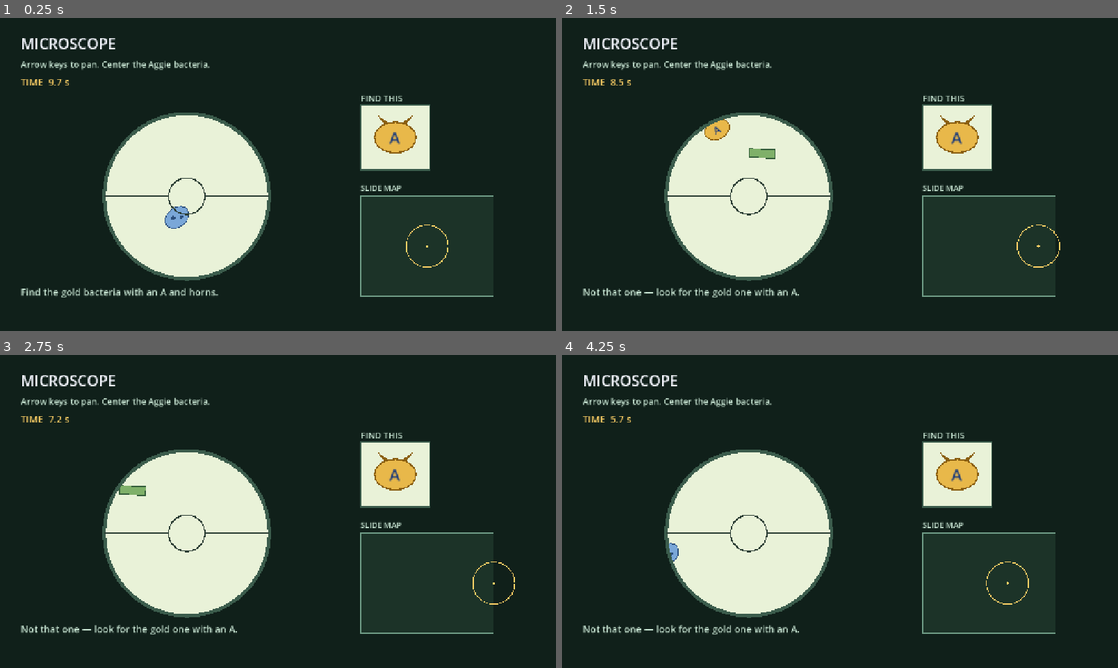
Above: before the commit, frames 1-4 (two rows, left to right).
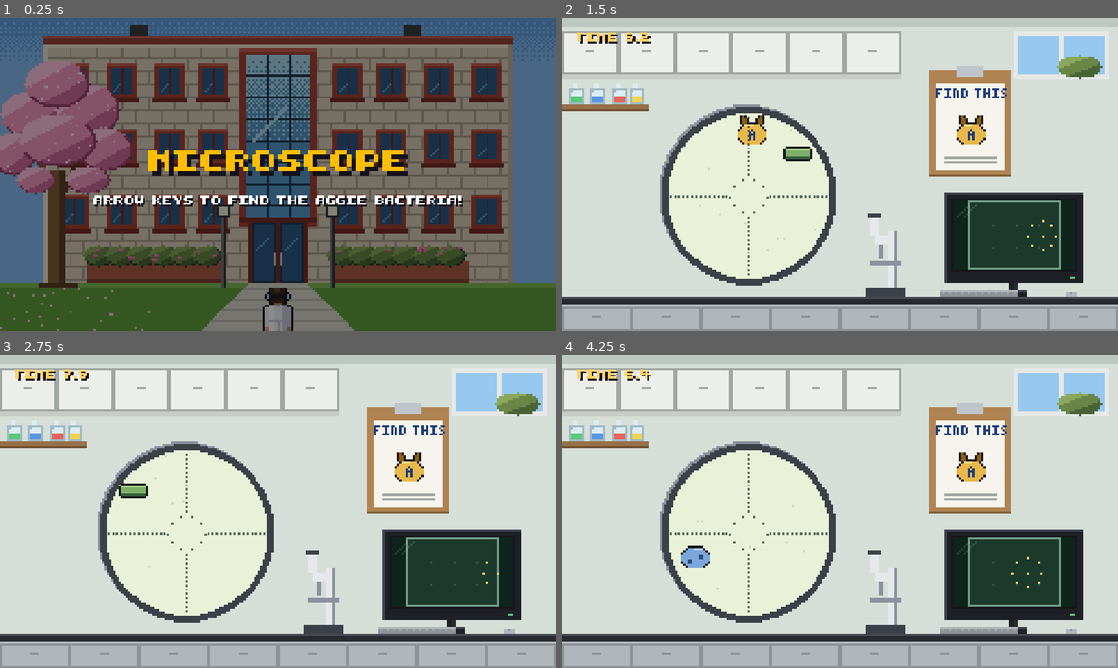
Above: after the commit, the same moments.

Repository: Luna020204/AggieWare
Game: Godot game, scene res://scenes/microgames/microscope.tscn
Same seed, same stepped clock (60 frames per second), same inputs: the game is played once before the commit and once after it. This scene is started directly instead of the project's main scene.
Inputs (mouse positions are in pixels of both pictures, inside the frame that each line leads up to):
- Up to frame 1 (0.25 s): no input
- Up to frame 2 (1.5 s): tap Enter (game_confirm) at 0.5, 0.6 s; move the mouse to (962, 158) at 0.52 s; hold Right (game_right) 0.53-1.25 s; click (962, 158) at 0.67 s; tap Space (game_mash) at 0.8 s; drag from (728, 190) to (812, 237) at 1.27 s
- Up to frame 3 (2.75 s): move the mouse to (333, 442) at 2.02 s; hold Right (game_right) from 2.03 s (still down); tap Enter (game_confirm) at 2.1 s; click (333, 442) at 2.17 s; tap Space (game_mash) at 2.3 s
- Up to frame 4 (4.25 s): release Right (game_right) at 2.75 s; drag from (812, 574) to (673, 464) at 2.77 s; move the mouse to (1006, 558) at 3.52 s; hold Left (game_left) from 3.53 s (still down); tap I at 3.6 s; click (1006, 558) at 3.67 s; tap Space (game_mash) at 3.8 s

The runs differ from the first frame. In frame 1, 97% of the frame differs, in the area x 0-100%, y 0-100%; in frame 2, 80%; in frame 3, 79%; in frame 4, 80%.

Commit message:
SCRUM-84: Redraw Microscope as pixel art with a lab walk-in
- The round opens outside the science lab building (tiled walls, red
  window frames, glass stair tower, pink flowering tree) as a student in
  a lab coat and goggles walks in through the doors (WalkInIntro); the
  title and instruction show centred, the timer waits, a click skips it.
- Play happens in a pixel-art teaching lab: the slide view is clipped to
  a pixel eyepiece and snapped to the 5 px grid, the bacteria are
  sprites, the bacteria to find is on a clipboard, and the slide map is
  on a bench computer.
- Only the timer shows during play; the crosshair turns gold while
  locking on and red after a miss. Results are centred pops.
- Rules and difficulty values are unchanged. Smoke test now checks the
  intro (timer held, building and student shown, click skips).

Co-Authored-By: Claude Opus 5.5 <noreply@anthropic.com>

Diff:
--- a/scripts/microgames/microscope.gd
+++ b/scripts/microgames/microscope.gd
@@ -1,11 +1,19 @@
 extends Control
 
-## SCRUM-84: Microscope (Lecture Hall, science).
+## SCRUM-84: Microscope (science lab).
 ##
 ## Pan the microscope with UP / LEFT / DOWN / RIGHT to find the new Aggie
 ## bacteria (gold, with an "A" and two horns) on the slide. Hold it in the
 ## crosshair for a moment, or press ACTION while it is in the crosshair.
-## A mini-map shows where you are on the slide.
+## The clipboard on the wall shows the bacteria to find; the monitor on the
+## bench maps where you are on the slide.
+##
+## Follows the AggieWare format standard: the round opens with the student,
+## in a lab coat and goggles, walking into the lab building while the title
+## and instruction show (WalkInIntro; the timer waits, a click skips it), only
+## the timer during play, and results as centred pops. Art is pixel art drawn
+## at 1/5 scale (tools/art/gen_microscope_art.py) and shown at 5x with nearest
+## filtering; the slide view snaps to the same 5 px grid.
 ##
 ## Difficulty (0..2): bigger slide, more look-alike bacteria, smaller view,
 ## less time.
@@ -24,29 +32,93 @@
 const LOCK_RADIUS := 42.0
 const LOCK_SECONDS := 0.35
 const EYEPIECE_CENTER := Vector2(430.0, 410.0)
-const MINIMAP_RECT := Rect2(830.0, 410.0, 360.0, 230.0)
+## The monitor's screen in the lab art, where the slide map is drawn.
+const MINIMAP_RECT := Rect2(900.0, 420.0, 280.0, 160.0)
 const BUG_RADIUS := 26.0
 ## Decoy kinds; "gold" (same colour, no A, no horns) only appears from NORMAL.
 const DECOY_KINDS: Array[String] = ["blue", "rod", "gold"]
+## Faint specks on the slide, so panning reads even where there are no bacteria.
+const SPECKS_PER_MEGAPIXEL := 90
+const MISS_FLASH_SECONDS := 0.35
+const RIM_WIDTH := 15.0
+## The walk-in intro: the student's feet up the walkway to the entrance, and
+## the entrance doors, in exterior-art pixels.
+const INTRO_SECONDS := WalkInIntro.DURATION
+const WALK_PATH: Array[Vector2] = [Vector2(128, 158), Vector2(128, 123)]
+const WALKER_SIZE := Vector2(16.0, 30.0)
+const DOOR_RECT := Rect2(116.0, 94.0, 24.0, 28.0)
+## The bacteria to find, on the clipboard sheet, in scene pixels.
+const CLIPBOARD_BUG_POS := Vector2(182.0, 45.0)
+const PX := 5.0
+const ART := "res://assets/art/microgames/microscope/"
+const LAB_TEXTURE := preload(ART + "lab_interior.png")
+const BUILDING_TEXTURE := preload(ART + "lab_building.png")
+const BUILDING_DOOR_TEXTURE := preload(ART + "lab_door_open.png")
+## The student in a lab coat and goggles: standing, then two stepping frames.
+const WALKER_TEXTURES := [
+	preload(ART + "student_coat_0.png"),
+	preload(ART + "student_coat_1.png"),
+	preload(ART + "student_coat_2.png"),
+]
+const BUG_TEXTURES := {
+	"aggie": preload(ART + "bacteria_aggie.png"),
+	"gold": preload(ART + "bacteria_gold.png"),
+	"blue": preload(ART + "bacteria_blue.png"),
+	"rod": preload(ART + "bacteria_rod.png"),
+}
+const SLIDE_COLOR := Color("#e9f2d8")
+const SPECK_COLOR := Color("#cddcb8")
+const RIM_COLOR := Color("#3c4048")
+const RIM_LIGHT := Color("#8c929c")
+const INK := Color(0.17, 0.24, 0.2, 0.75)
+const LOCK_COLOR := Color("#e8b84a")
+const MISS_COLOR := Color("#d9534f")
 
 var camera := Vector2.ZERO
 var _seconds_left := 0.0
+var _intro_left := 0.0
 var _ended := false
 var _lock_time := 0.0
+var _miss_flash := 0.0
 var _slide_size := Vector2.ZERO
 var _target_pos := Vector2.ZERO
 var _bugs: Array[Dictionary] = []
+var _specks: Array[Vector2] = []
 var _rng := RandomNumberGenerator.new()
 
+## The eyepiece: a pixel disc that clips the slide view drawn inside it.
+var _eyepiece: Control
 var _view: Control
-var _overlay: Control
+## The crosshair and lock ring, over the eyepiece.
+var _reticle: Control
 var _minimap: Control
 var _timer_label: Label
+var _walk_in: WalkInIntro
+var _overlay: MicrogameOverlay
+## Result messages (the overlay's pop label).
 var _status_label: Label
 
 
 func get_round_seconds() -> float:
 	return DURATIONS[clampi(difficulty, 0, 2)]
+
+
+## Time before the round timer starts, for tools that wait for a timeout.
+func get_intro_seconds() -> float:
+	return INTRO_SECONDS
+
+
+## Ends the intro at once. Public for tests.
+func skip_intro() -> void:
+	_intro_left = 0.0
+	_update_intro()
+
+
+## Lays out the intro for the current moment of its timeline.
+func _update_intro() -> void:
+	var running := _intro_left > 0.0
+	var title_alpha := _walk_in.show_at(INTRO_SECONDS - _intro_left if running else INTRO_SECONDS)
+	_overlay.set_intro(running, title_alpha)
 
 
 func _ready() -> void:
@@ -59,9 +131,16 @@
 func _process(delta: float) -> void:
 	if _ended:
 		return
+	if _intro_left > 0.0:
+		_intro_left = maxf(0.0, _intro_left - delta)
+		_update_intro()
+		return
 	_seconds_left = maxf(0.0, _seconds_left - delta)
-	_timer_label.text = "TIME  %.1f s" % _seconds_left
+	_timer_label.text = "TIME %.1f" % _seconds_left
 	time_changed.emit(_seconds_left, DURATIONS[difficulty])
+	if _miss_flash > 0.0:
+		_miss_flash = maxf(0.0, _miss_flash - delta)
+		_reticle.queue_redraw()
 	var direction := Vector2(
 		InputActions.get_strength(InputActions.ACTION_RIGHT) - InputActions.get_strength(InputActions.ACTION_LEFT),
 		InputActions.get_strength(InputActions.ACTION_DOWN) - InputActions.get_strength(InputActions.ACTION_UP)
@@ -71,16 +150,24 @@
 		confirm()
 	if _ended:
 		return
+	var was_locking := _lock_time > 0.0
 	if is_target_in_crosshair():
 		_lock_time += delta
-		_status_label.text = "Focusing…"
 		if _lock_time >= LOCK_SECONDS:
-			_finish_round(true, "✔ Found the Aggie bacteria!")
+			_finish_round(true, "FOUND THE AGGIE BACTERIA!")
 			return
 	else:
 		_lock_time = 0.0
+	if was_locking != (_lock_time > 0.0):
+		_reticle.queue_redraw()
 	if _seconds_left <= 0.0:
-		_finish_round(false, "✖ Time's up — the Aggie bacteria got away.")
+		_finish_round(false, "TIME'S UP! IT GOT AWAY.")
+
+
+func _input(event: InputEvent) -> void:
+	if _intro_left > 0.0 and not _ended and event is InputEventMouseButton and event.pressed:
+		skip_intro()
+		get_viewport().set_input_as_handled()
 
 
 ## Moves the view across the slide. Public for tests.
@@ -98,20 +185,24 @@
 	return camera.distance_to(_target_pos) <= LOCK_RADIUS
 
 
-## ACTION: confirm immediately if the target is in the crosshair.
+## ACTION: confirm immediately if the target is in the crosshair; otherwise
+## the crosshair flashes red.
 func confirm() -> void:
 	if _ended:
 		return
 	if is_target_in_crosshair():
-		_finish_round(true, "✔ Found the Aggie bacteria!")
+		_finish_round(true, "FOUND THE AGGIE BACTERIA!")
 	else:
-		_status_label.text = "Not that one — look for the gold one with an A."
+		_miss_flash = MISS_FLASH_SECONDS
+		_reticle.queue_redraw()
 
 
 func _start_round() -> void:
 	_ended = false
 	_lock_time = 0.0
+	_miss_flash = 0.0
 	_seconds_left = DURATIONS[difficulty]
+	_intro_left = INTRO_SECONDS
 	_slide_size = SLIDE_SIZES[difficulty]
 	camera = _slide_size * 0.5
 	var margin := Vector2(80.0, 80.0)
@@ -134,9 +225,14 @@
 				break
 		if clear:
 			_bugs.append({"pos": pos, "kind": kinds[_rng.randi_range(0, kinds.size() - 1)], "rot": _rng.randf_range(-1.0, 1.0)})
-	_status_label.text = "Find the gold bacteria with an A and horns."
-	_status_label.add_theme_color_override("font_color", Color("#c9e6d4"))
+	_specks.clear()
+	for i: int in int(_slide_size.x * _slide_size.y / 1000000.0 * SPECKS_PER_MEGAPIXEL):
+		_specks.append(Vector2(_rng.randf_range(0.0, _slide_size.x), _rng.randf_range(0.0, _slide_size.y)))
+	_timer_label.text = "TIME %.1f" % _seconds_left
+	_overlay.clear_pop()
+	_update_intro()
 	_view.queue_redraw()
+	_reticle.queue_redraw()
 	_minimap.queue_redraw()
 	time_changed.emit(_seconds_left, DURATIONS[difficulty])
 
@@ -145,65 +241,46 @@
 	if _ended:
 		return
 	_ended = true
-	_status_label.text = message
-	_status_label.add_theme_color_override("font_color", Color("#73e6a8") if success else Color("#ff9e9e"))
-	_overlay.queue_redraw()
+	_intro_left = 0.0
+	_miss_flash = 0.0
+	_update_intro()
+	_reticle.queue_redraw()
+	_overlay.pop(("✓ " if success else "✗ ") + message, Color("#73e6a8") if success else Color("#ff9e9e"), 42)
 	round_completed.emit(success)
 
 
 func _build_ui() -> void:
-	var background := ColorRect.new()
-	background.color = Color("#10201a")
-	background.mouse_filter = Control.MOUSE_FILTER_IGNORE
-	background.set_anchors_and_offsets_preset(Control.PRESET_FULL_RECT)
-	add_child(background)
-
-	var title := Label.new()
-	title.text = "MICROSCOPE"
-	title.position = Vector2(48, 35)
-	title.add_theme_font_size_override("font_size", 34)
-	title.add_theme_color_override("font_color", Color("#f5f7ff"))
-	add_child(title)
-
-	var instruction := Label.new()
-	instruction.text = "Arrow keys to pan. Center the Aggie bacteria."
-	instruction.position = Vector2(48, 92)
-	instruction.add_theme_font_size_override("font_size", 20)
-	instruction.add_theme_color_override("font_color", Color("#c9e6d4"))
-	add_child(instruction)
-
-	_timer_label = Label.new()
-	_timer_label.position = Vector2(48, 132)
-	_timer_label.add_theme_font_size_override("font_size", 22)
-	_timer_label.add_theme_color_override("font_color", Color("#ffd166"))
-	_timer_label.visible = show_internal_timer
-	add_child(_timer_label)
-
+	# Pixel art stays crisp only with nearest filtering; children inherit it.
+	texture_filter = CanvasItem.TEXTURE_FILTER_NEAREST
+	PixelText.apply_theme(self)
+
+	add_child(_pixel_rect(LAB_TEXTURE, Vector2.ZERO, Vector2(1280.0, 720.0)))
+	# The bacteria to find, on the clipboard.
+	var reference: Texture2D = BUG_TEXTURES["aggie"]
+	add_child(_pixel_rect(reference, CLIPBOARD_BUG_POS * PX, reference.get_size() * PX))
+
+	# The eyepiece: a dark rim, then the slide clipped to a pixel disc.
+	var rim := Control.new()
+	rim.mouse_filter = Control.MOUSE_FILTER_IGNORE
+	rim.set_anchors_and_offsets_preset(Control.PRESET_FULL_RECT)
+	rim.draw.connect(_draw_rim.bind(rim))
+	add_child(rim)
+	_eyepiece = Control.new()
+	_eyepiece.mouse_filter = Control.MOUSE_FILTER_IGNORE
+	_eyepiece.set_anchors_and_offsets_preset(Control.PRESET_FULL_RECT)
+	_eyepiece.clip_children = CanvasItem.CLIP_CHILDREN_AND_DRAW
+	_eyepiece.draw.connect(func() -> void: _pixel_disc(_eyepiece, EYEPIECE_CENTER, VIEW_RADII[difficulty], SLIDE_COLOR))
+	add_child(_eyepiece)
 	_view = Control.new()
 	_view.mouse_filter = Control.MOUSE_FILTER_IGNORE
 	_view.set_anchors_and_offsets_preset(Control.PRESET_FULL_RECT)
 	_view.draw.connect(_draw_view)
-	add_child(_view)
-
-	_overlay = Control.new()
-	_overlay.mouse_filter = Control.MOUSE_FILTER_IGNORE
-	_overlay.set_anchors_and_offsets_preset(Control.PRESET_FULL_RECT)
-	_overlay.draw.connect(_draw_overlay)
-	add_child(_overlay)
-
-	var find_label := Label.new()
-	find_label.text = "FIND THIS"
-	find_label.position = Vector2(830.0, 170.0)
-	find_label.add_theme_font_size_override("font_size", 20)
-	find_label.add_theme_color_override("font_color", Color("#c9e6d4"))
-	add_child(find_label)
-
-	var map_label := Label.new()
-	map_label.text = "SLIDE MAP"
-	map_label.position = Vector2(830.0, 378.0)
-	map_label.add_theme_font_size_override("font_size", 18)
-	map_label.add_theme_color_override("font_color", Color("#c9e6d4"))
-	add_child(map_label)
+	_eyepiece.add_child(_view)
+	_reticle = Control.new()
+	_reticle.mouse_filter = Control.MOUSE_FILTER_IGNORE
+	_reticle.set_anchors_and_offsets_preset(Control.PRESET_FULL_RECT)
+	_reticle.draw.connect(_draw_reticle)
+	add_child(_reticle)
 
 	_minimap = Control.new()
 	_minimap.mouse_filter = Control.MOUSE_FILTER_IGNORE
@@ -211,80 +288,136 @@
 	_minimap.draw.connect(_draw_minimap)
 	add_child(_minimap)
 
-	_status_label = Label.new()
-	_status_label.position = Vector2(48, 615)
-	_status_label.size = Vector2(1180, 40)
-	_status_label.add_theme_font_size_override("font_size", 22)
-	add_child(_status_label)
-
-
+	# Top left: the timer only.
+	_timer_label = PixelText.label(28, Color("#ffd166"))
+	_timer_label.position = Vector2(32, 24)
+	_timer_label.visible = show_internal_timer
+	add_child(_timer_label)
+
+	_walk_in = WalkInIntro.new()
+	add_child(_walk_in)
+	_walk_in.build(BUILDING_TEXTURE, BUILDING_DOOR_TEXTURE, DOOR_RECT, WALKER_TEXTURES, WALKER_SIZE, WALK_PATH)
+
+	_overlay = MicrogameOverlay.new()
+	add_child(_overlay)
+	_overlay.build("MICROSCOPE", "Arrow keys to find the Aggie bacteria!")
+	_status_label = _overlay.status_label
+
+
+func _pixel_rect(texture: Texture2D, at: Vector2, rect_size: Vector2) -> TextureRect:
+	var rect := TextureRect.new()
+	rect.texture = texture
+	rect.expand_mode = TextureRect.EXPAND_IGNORE_SIZE
+	rect.stretch_mode = TextureRect.STRETCH_SCALE
+	rect.position = at
+	rect.size = rect_size
+	rect.mouse_filter = Control.MOUSE_FILTER_IGNORE
+	return rect
+
+
+## A disc made of whole 5 px pixels, row by row.
+func _pixel_disc(canvas: Control, center: Vector2, radius: float, color: Color) -> void:
+	var rows := int(ceil(radius / PX))
+	for row: int in range(-rows, rows):
+		var mid := (row + 0.5) * PX
+		if absf(mid) >= radius:
+			continue
+		var half := floorf(sqrt(radius * radius - mid * mid) / PX) * PX
+		canvas.draw_rect(Rect2(center.x - half, center.y + row * PX, half * 2.0, PX), color)
+
+
+func _draw_rim(canvas: Control) -> void:
+	var radius := VIEW_RADII[difficulty]
+	_pixel_disc(canvas, EYEPIECE_CENTER + Vector2(-PX, -PX), radius + RIM_WIDTH, RIM_LIGHT)
+	_pixel_disc(canvas, EYEPIECE_CENTER, radius + RIM_WIDTH, RIM_COLOR)
+
+
+## The slide under the lens: specks and bacteria, snapped to the pixel grid.
 func _draw_view() -> void:
 	var radius := VIEW_RADII[difficulty]
 	var c := EYEPIECE_CENTER
-	_view.draw_circle(c, radius, Color("#e9f2d8"))
+	for speck: Vector2 in _specks:
+		var at := _snap(c + speck - camera)
+		if at.distance_to(c) < radius + PX:
+			_view.draw_rect(Rect2(at, Vector2(PX, PX)), SPECK_COLOR)
 	for bug: Dictionary in _bugs:
 		var screen: Vector2 = c + (bug["pos"] - camera)
-		if screen.distance_to(c) < radius + 10.0:
-			_draw_bug(_view, screen, bug["kind"], bug["rot"], 1.0)
-
-
-func _draw_overlay() -> void:
+		if screen.distance_to(c) < radius + 50.0:
+			_draw_bug(_view, screen, bug["kind"], bug["rot"])
+
+
+## Draws a bacterium centred at `at`. Pixel art does not rotate freely, so
+## `rot` picks a mirror image (and stands rods on end).
+func _draw_bug(canvas: Control, at: Vector2, kind: String, rot: float) -> void:
+	var texture: Texture2D = BUG_TEXTURES[kind]
+	var size := texture.get_size() * PX
+	if kind == "rod" and absf(rot) > 0.5:
+		canvas.draw_set_transform(_snap(at), PI * 0.5, Vector2.ONE)
+		canvas.draw_texture_rect(texture, Rect2(_snap(-size * 0.5), size), false)
+		canvas.draw_set_transform(Vector2.ZERO, 0.0, Vector2.ONE)
+		return
+	var rect := Rect2(_snap(at - size * 0.5), size)
+	if rot < 0.0 and kind != "aggie":
+		rect = Rect2(rect.position + Vector2(size.x, 0.0), Vector2(-size.x, size.y))
+	canvas.draw_texture_rect(texture, rect, false)
+
+
+## The crosshair and the lock ring: dark ink, gold while locking on, red after
+## a miss.
+func _draw_reticle() -> void:
 	var radius := VIEW_RADII[difficulty]
 	var c := EYEPIECE_CENTER
-	# Mask everything outside the eyepiece with a thick ring.
-	# (bugs are drawn at most ~44 px past the edge, so 48 px is enough).
-	_overlay.draw_arc(c, radius + 24.0, 0.0, TAU, 96, Color("#10201a"), 48.0)
-	_overlay.draw_arc(c, radius, 0.0, TAU, 96, Color("#3b5c4c"), 8.0)
-	var ink := Color("#2b3d34")
-	_overlay.draw_arc(c, LOCK_RADIUS, 0.0, TAU, 48, ink, 3.0)
-	_overlay.draw_line(c + Vector2(-radius, 0.0), c + Vector2(-LOCK_RADIUS, 0.0), ink, 2.0)
-	_overlay.draw_line(c + Vector2(LOCK_RADIUS, 0.0), c + Vector2(radius, 0.0), ink, 2.0)
-	_overlay.draw_line(c + Vector2(0.0, -radius), c + Vector2(0.0, -LOCK_RADIUS), ink, 2.0)
-	_overlay.draw_line(c + Vector2(0.0, LOCK_RADIUS), c + Vector2(0.0, radius), ink, 2.0)
-	# Reference card.
-	var card := Rect2(830.0, 200.0, 160.0, 150.0)
-	_overlay.draw_rect(card, Color("#e9f2d8"))
-	_overlay.draw_rect(card, Color("#3b5c4c"), false, 3.0)
-	_draw_bug(_overlay, card.get_center(), "aggie", 0.0, 1.6)
-
-
+	var color := INK
+	if _miss_flash > 0.0:
+		color = MISS_COLOR
+	elif _lock_time > 0.0 or (_ended and is_target_in_crosshair()):
+		color = LOCK_COLOR
+	var half := Vector2(PX, PX) * 0.5
+	for i: int in range(int(LOCK_RADIUS / PX) + 2, int(radius / PX) - 1):
+		if i % 2 == 0:
+			for direction: Vector2 in [Vector2.LEFT, Vector2.RIGHT, Vector2.UP, Vector2.DOWN]:
+				_reticle.draw_rect(Rect2(c + direction * i * PX - half, Vector2(PX, PX)), color)
+	var steps := 20
+	for i: int in steps:
+		if i % 2 == 0:
+			var angle := TAU * i / steps
+			var at := _snap(c + Vector2(cos(angle), sin(angle)) * LOCK_RADIUS - half)
+			_reticle.draw_rect(Rect2(at, Vector2(PX, PX)), color)
+
+
+## The slide map on the bench monitor: the slide, the view and where it is.
 func _draw_minimap() -> void:
 	var r := MINIMAP_RECT
 	var scale := minf(r.size.x / _slide_size.x, r.size.y / _slide_size.y)
-	var map := Rect2(r.position, _slide_size * scale)
-	_minimap.draw_rect(map, Color("#1c3328"))
-	_minimap.draw_rect(map, Color("#6f9c86"), false, 2.0)
-	var view_radius := VIEW_RADII[difficulty] * scale
-	_minimap.draw_arc(map.position + camera * scale, view_radius, 0.0, TAU, 32, Color("#ffd166"), 2.0)
-	_minimap.draw_circle(map.position + camera * scale, 3.0, Color("#ffd166"))
-
-
-func _draw_bug(canvas: Control, at: Vector2, kind: String, rot: float, size: float) -> void:
-	canvas.draw_set_transform(at, rot, Vector2(size, size))
-	match kind:
-		"rod":
-			canvas.draw_rect(Rect2(-30.0, -10.0, 60.0, 20.0), Color("#7fb069"))
-			canvas.draw_rect(Rect2(-30.0, -10.0, 60.0, 20.0), Color("#355e3b"), false, 2.0)
-		"blue":
-			_blob(canvas, Color("#7aa7d8"), Color("#2c4f7c"))
-			canvas.draw_circle(Vector2(-8.0, -4.0), 5.0, Color("#2c4f7c"))
-			canvas.draw_circle(Vector2(9.0, 5.0), 4.0, Color("#2c4f7c"))
-		"gold":
-			_blob(canvas, Color("#e8b84a"), Color("#8a5f12"))
-			canvas.draw_circle(Vector2(0.0, 0.0), 6.0, Color("#8a5f12"))
-		"aggie":
-			for side: float in [-1.0, 1.0]:
-				canvas.draw_colored_polygon(PackedVector2Array([Vector2(12.0 * side, -14.0), Vector2(26.0 * side, -32.0), Vector2(4.0 * side, -18.0)]), Color("#8a5f12"))
-			_blob(canvas, Color("#e8b84a"), Color("#8a5f12"))
-			canvas.draw_string(get_theme_default_font(), Vector2(-9.0, 9.0), "A", HORIZONTAL_ALIGNMENT_LEFT, -1, 24, Color("#1f3d7a"))
-	canvas.draw_set_transform(Vector2.ZERO, 0.0, Vector2.ONE)
-
-
-func _blob(canvas: Control, fill: Color, edge: Color) -> void:
-	var points := PackedVector2Array()
-	for i: int in 20:
-		var a := TAU * i / 20.0
-		points.append(Vector2(cos(a) * BUG_RADIUS * 1.15, sin(a) * BUG_RADIUS * 0.85))
-	canvas.draw_colored_polygon(points, fill)
-	points.append(points[0])
-	canvas.draw_polyline(points, edge, 2.0)
+	var map_size := _snap(_slide_size * scale)
+	var map := Rect2(_snap(r.position + (r.size - map_size) * 0.5), map_size)
+	var edge := Color("#6f9c86")
+	_minimap.draw_rect(map, Color("#1c3a2c"))
+	for gx: int in range(1, 4):
+		for gy: int in range(1, 3):
+			var dot := _snap(map.position + map.size * Vector2(gx / 4.0, gy / 3.0))
+			_minimap.draw_rect(Rect2(dot, Vector2(PX, PX)), Color("#2f5a44"))
+	_minimap.draw_rect(Rect2(map.position, Vector2(map.size.x, PX)), edge)
+	_minimap.draw_rect(Rect2(map.position + Vector2(0.0, map.size.y - PX), Vector2(map.size.x, PX)), edge)
+	_minimap.draw_rect(Rect2(map.position, Vector2(PX, map.size.y)), edge)
+	_minimap.draw_rect(Rect2(map.position + Vector2(map.size.x - PX, 0.0), Vector2(PX, map.size.y)), edge)
+	var here := map.position + camera * scale
+	var half := Vector2(PX, PX) * 0.5
+	var view_radius := maxf(VIEW_RADII[difficulty] * scale, PX * 3.0)
+	var steps := 16
+	for i: int in steps:
+		if i % 2 == 0:
+			var angle := TAU * i / steps
+			var at := _snap(here + Vector2(cos(angle), sin(angle)) * view_radius - half)
+			if map.grow(-PX).encloses(Rect2(at, Vector2(PX, PX))):
+				_minimap.draw_rect(Rect2(at, Vector2(PX, PX)), Color("#ffd166"))
+	_minimap.draw_rect(Rect2(_snap(here - half), Vector2(PX, PX)), Color("#ffd166"))
+	# A glint across the glass, so it reads as a screen.
+	var glare := Color(1.0, 1.0, 1.0, 0.12)
+	for i: int in 6:
+		_minimap.draw_rect(Rect2(r.position + Vector2(PX * (2 + i), PX * (7 - i)), Vector2(PX, PX)), glare)
+		_minimap.draw_rect(Rect2(r.position + Vector2(PX * (5 + i), PX * (7 - i)), Vector2(PX, PX)), glare)
+
+
+func _snap(at: Vector2) -> Vector2:
+	return (at / PX).round() * PX
--- a/tools/smoke_new_microgames.gd
+++ b/tools/smoke_new_microgames.gd
@@ -233,8 +233,20 @@
 	_assert(decoys[0] < decoys[1] and decoys[1] < decoys[2], "microscope: look-alikes do not increase %s" % [decoys])
 	_assert(radii[0] > radii[1] and radii[1] > radii[2], "microscope: view does not shrink")
 
+	# The intro holds the timer and shows the lab building; a click skips it.
+	var game := await _spawn(scene, 1)
+	var full: float = game._seconds_left
+	for i: int in 5:
+		await process_frame
+	_assert(game._seconds_left == full and game._overlay.intro.visible, "microscope: timer ran during the intro")
+	_assert(game._walk_in.scene.visible and game._walk_in.walker.visible, "microscope: intro does not show the building and the student")
+	await _click(Vector2(640.0, 200.0))
+	_assert(game._intro_left == 0.0 and not game._overlay.intro.visible, "microscope: a click did not skip the intro")
+	game.queue_free()
+
 	# Real arrow-key input pans the view.
-	var game := await _spawn(scene, 1)
+	game = await _spawn(scene, 1)
+	game.skip_intro()
 	var results := _watch(game)
 	var start: Vector2 = game.camera
 	Input.action_press(InputActions.ACTION_RIGHT)
@@ -263,12 +275,14 @@
 
 	# ACTION on the target wins immediately; timeout fails.
 	game = await _spawn(scene, 2)
+	game.skip_intro()
 	results = _watch(game)
 	game.camera = game._target_pos
 	game.confirm()
 	_assert(results == [true], "microscope: ACTION on target did not win")
 	game.queue_free()
 	game = await _spawn(scene, 0)
+	game.skip_intro()
 	results = _watch(game)
 	game._seconds_left = 0.01
 	for i: int in 5:
Binary file added: assets/art/microgames/microscope/bacteria_aggie.png
Not shown, added: assets/art/microgames/microscope/bacteria_aggie.png.import
Binary file added: assets/art/microgames/microscope/bacteria_blue.png
Not shown, added: assets/art/microgames/microscope/bacteria_blue.png.import
Binary file added: assets/art/microgames/microscope/bacteria_gold.png
Not shown, added: assets/art/microgames/microscope/bacteria_gold.png.import
Binary file added: assets/art/microgames/microscope/bacteria_rod.png
Not shown, added: assets/art/microgames/microscope/bacteria_rod.png.import
Binary file added: assets/art/microgames/microscope/lab_building.png
Not shown, added: assets/art/microgames/microscope/lab_building.png.import
Binary file added: assets/art/microgames/microscope/lab_door_open.png
Not shown, added: assets/art/microgames/microscope/lab_door_open.png.import
(and 8 more such lines)
